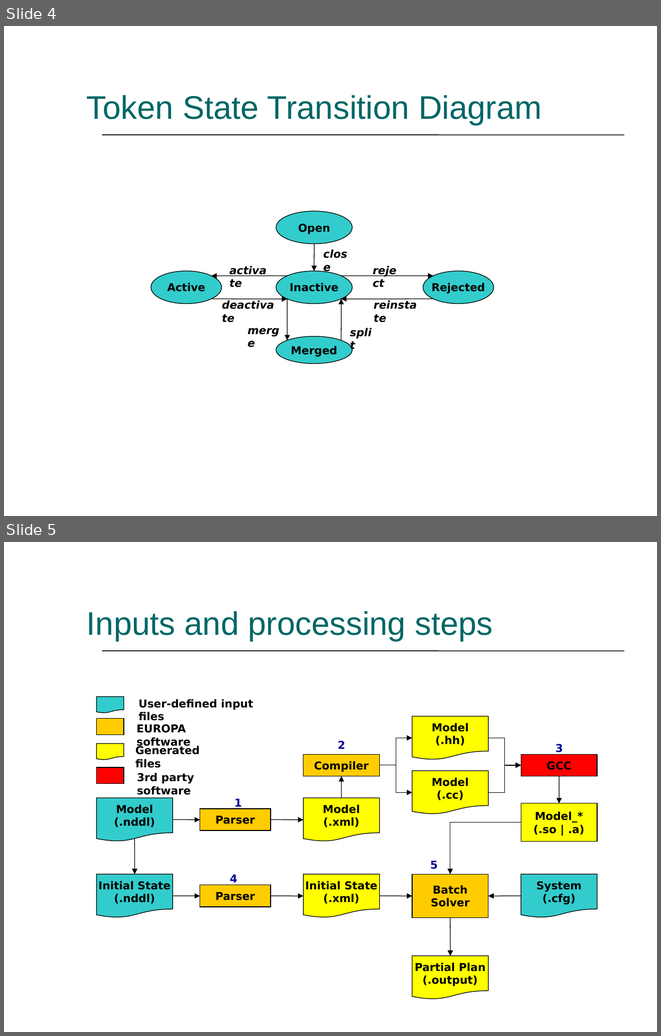
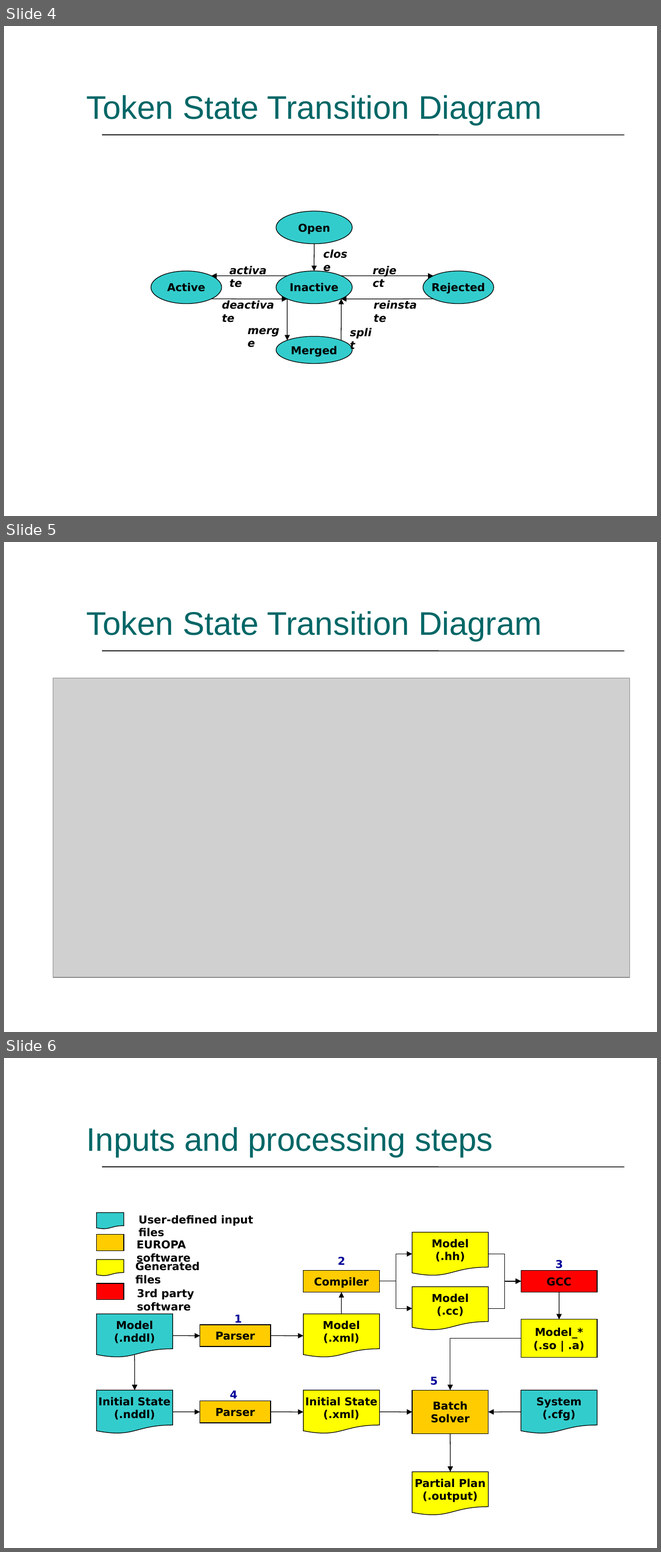
Before and after one commit to nasa/europa, a slide deck: documentation/Diagrams.ppt. Shown one above the other, each under a label of ours: slides 4 and 5 before the commit, slides 4, 5 and 6 after it. The pictures are 661x1036 and 661x1552 pixels, drawn with LibreOffice and Linux fonts; fonts in the diff are those of the drawing; grey boxes stand for pictures; background and template pictures are left out. Boxes give left, top, right and bottom in pixels: in the first picture for what was removed or moved away, otherwise in the second. Text is boxed around its words. In the diff, an @@ line names an element or a change of style, - is before the commit and + after.

```diff
--- a/documentation/Diagrams.ppt
+++ b/documentation/Diagrams.ppt
@@ slide 5 added at (4, 542, 657, 1032), background #FFFFFF; not listed: 3 template elements that a slide beside it also shows @@
@@ title added at (87, 611, 542, 641), 36 pt, text #006666 @@
+Token State Transition Diagram
@@ picture added at (53, 678, 629, 977) @@
@@ what was slide 5 is now slide 6 @@
```
Also in this commit, not shown: 7 slides changed, 3 other files.
